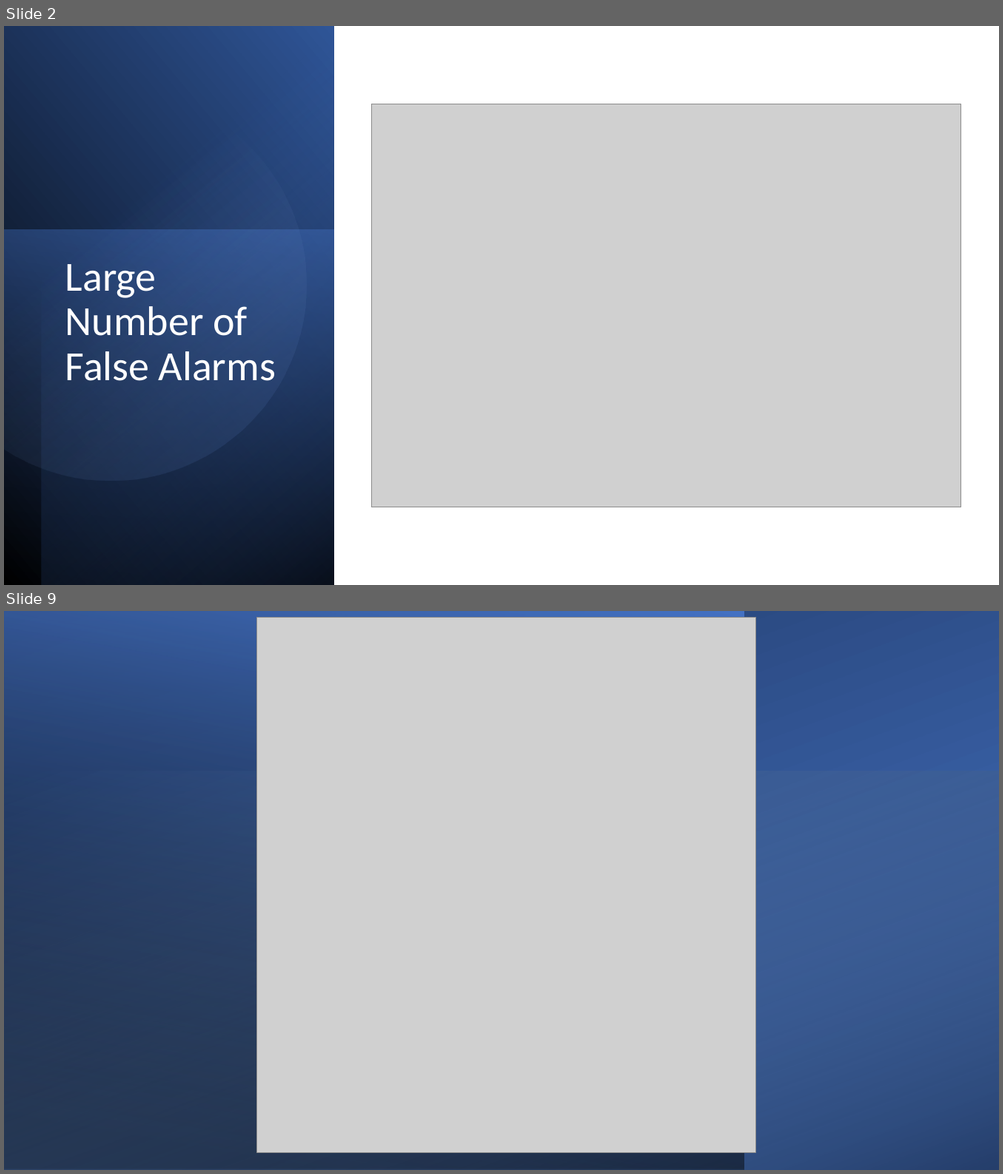
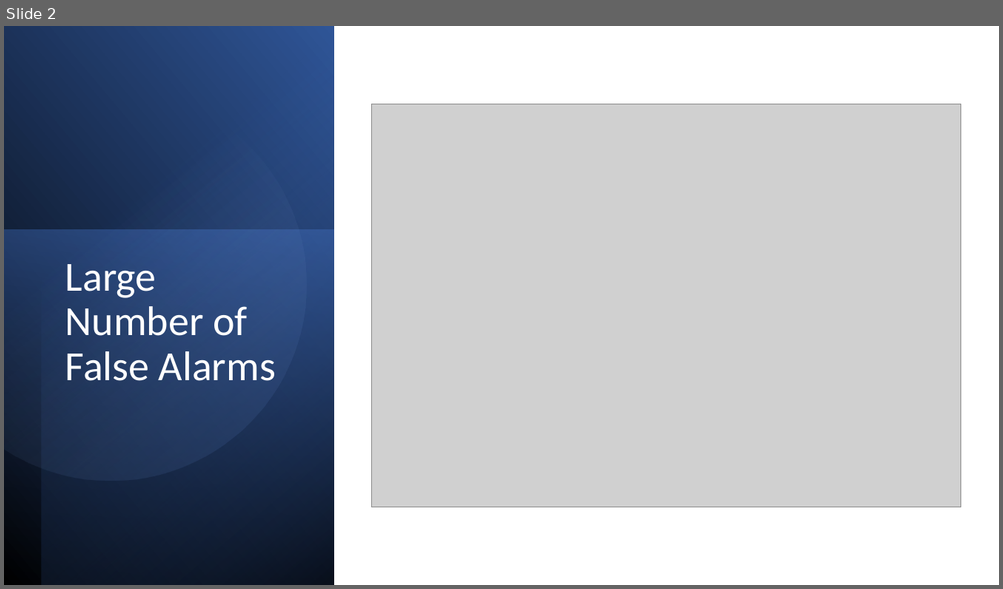
Before and after one commit to mjgood4/firstrespondersites, a slide deck: Exploratory Data Analysis.pptx. Shown one above the other, each under a label of ours: slides 2 and 9 before the commit, slide 2 after it; the slides between them are not shown. The pictures are 1003x1174 and 1003x589 pixels, drawn with LibreOffice and Linux fonts; fonts in the diff are those of the drawing; grey boxes stand for pictures. Boxes give left, top, right and bottom in pixels: in the first picture for what was removed or moved away, otherwise in the second. Text is boxed around its words. In the diff, an @@ line names an element or a change of style, - is before the commit and + after.

```diff
--- a/Exploratory Data Analysis.pptx
+++ b/Exploratory Data Analysis.pptx
@@ slide 9 removed at [4, 611, 999, 1170], background #FFFFFF @@
@@ rectangle removed at [4, 611, 744, 1170] @@
@@ rectangle removed at [5, 611, 999, 1170] @@
@@ picture removed at [257, 617, 755, 1153] @@
@@ rectangle removed at [4, 772, 999, 1170] @@
```
Also in this commit, not shown: 6 slides changed, 1 slide added.
